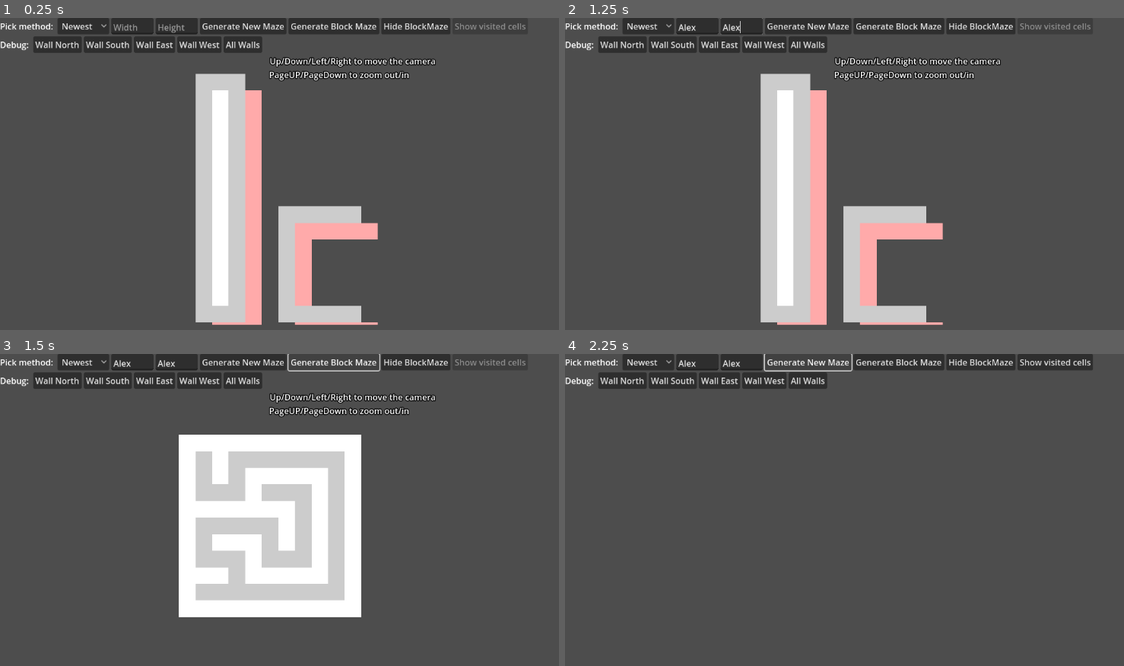
Above: before the commit, frames 1-4 (two rows, left to right).
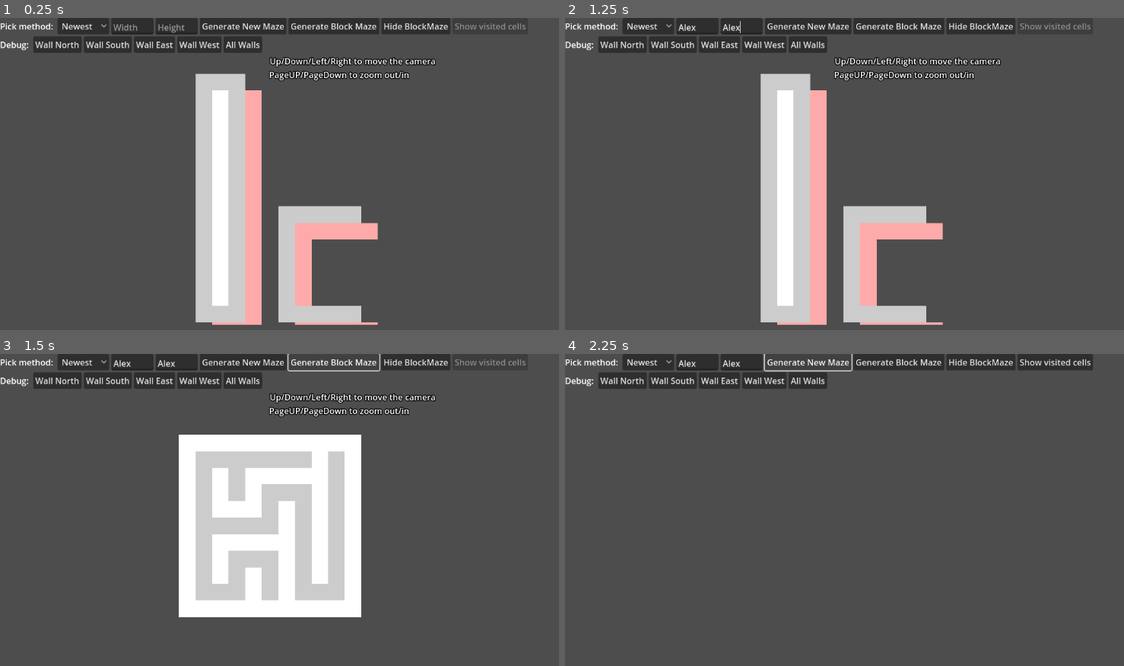
Above: after the commit, the same moments.

Repository: Infini-Creation/MazeLibrary
Game: Godot game, scene res://scenes/maze_2d_test.tscn
Same seed, same stepped clock (60 frames per second), same inputs: the game is played once before the commit and once after it. The project has no main scene, so this scene is started directly.
Inputs (mouse positions are in pixels of both pictures, inside the frame that each line leads up to):
- Up to frame 1 (0.25 s): no input
- Up to frame 2 (1.25 s): click (699, 27) at 0.52 s; type "Alex" at 0.6 s; click (743, 27) at 0.75 s; type "Alex" at 0.83 s
- Up to frame 3 (1.5 s): click "Generate Block Maze" at 1.25 s
- Up to frame 4 (2.25 s): click "Generate New Maze" at 2 s

Frames 1-2 are identical in both runs. In frame 3, 2.2% of the frame differs, in the area x 34-59%, y 31-80%; in frame 4, nothing differs.

Commit message:
Update Maze.gd
-add holes in blockmaze
-add seed for "consistent randomness"
-add first and last cell process in GrowingTree algorithm

Diff:
--- a/scripts/Maze.gd
+++ b/scripts/Maze.gd
@@ -17,6 +17,8 @@
 var maze : Array
 var generated : bool = false
 var error : bool = false
+var firstCell : Vector2i = Vector2i(-1, -1)
+var lastCell : Vector2i = Vector2i(-1, -1)
 
 var origin : Vector2i = Vector2i(-1, -1)
 var cyclePick : int = -1
@@ -46,7 +48,22 @@
 var debugNoRandom : bool = false
 
 
-func buildBazeMaze(_width : int, _height : int, _pickmethod : int = PickMethod.Newest) -> void:
+func buildBazeMaze(_width : int, _height : int, _pickmethod : int = PickMethod.Newest, rseed : int = -1, holes : int = -1, hole_radius : int = -1) -> void:
+
+	var xr : int = -127
+	var yr : int = -127
+	var holex : int
+	var holey : int
+	var blockTiles : int
+	var randomSeed : int
+
+	if rseed == -1:
+		randomSeed = int(Time.get_unix_time_from_system ())
+	else:
+		randomSeed = rseed
+	seed(randomSeed)
+
+	OS.set_low_processor_usage_mode(true)	#tmp as ref
 
 	if _width > 0 and _height > 0:
 		width = _width
@@ -59,6 +76,23 @@
 			maze[idx].resize(_height)
 			maze[idx].fill(0)
 
+		if holes > 0 and _width > 3 and _height > 3:
+			for hcount in range (0, holes):
+				holex = randi_range(0, _width - 1)
+				holey = randi_range(0, _height - 1)
+
+				maze[holex][holey] = 32
+				blockTiles = randi_range(3, min(10, _width, _height))
+				for btidx in range(0, blockTiles):
+					while holex + xr < 0 or holex + xr >= _width:
+						xr = randi_range(-hole_radius, hole_radius)
+					while holey + yr < 0 or holey + yr >= _height:
+						yr = randi_range(-hole_radius, hole_radius)
+					maze[holex + xr][holey + yr] = 32
+
+					xr = -127
+					yr = -127
+
 		debug("maze="+str(maze))
 	else:
 		print("Invalid width and/or height value(s) : w=["+str(width)+"] h=["+str(height)+"]")
@@ -80,6 +114,7 @@
 		origin = Vector2i(1, 1)
 
 	cells.append(origin)
+	firstCell = origin
 
 	visited_cells.clear()
 	visited_cells.append(origin)
@@ -111,6 +146,7 @@
 				debug("maze[nx,ny] val="+str(maze[position.x][position.y]))
 				if maze[position.x][position.y] == 0:
 					visited_cells.append(cellPicked)
+					lastCell = cellPicked
 					debug("maze["+str(cellPicked.x)+"]["+str(cellPicked.y)+"]="+str(maze[cellPicked.x][cellPicked.y])+"  dir="+str(dir))
 					maze[cellPicked.x][cellPicked.y] |= dir
 					debug("maze2["+str(cellPicked.x)+"]["+str(cellPicked.y)+"]="+str(maze[cellPicked.x][cellPicked.y]))
@@ -332,15 +368,21 @@
 		for hidx in range (0, height):
 			blockMaze[2 * widx + 1][2 * hidx + 1] = 0
 
-			if maze[widx][hidx] & Direction.East != 0:
-				blockMaze[2 * widx + 2][2 * hidx + 1] = 0
+			#process holes here !
+			if maze[widx][hidx] == 32:
+				blockMaze[2 * widx + 1][2 * hidx + 1] = 2
+				blockMaze[2 * widx + 2][2 * hidx + 1] = 2
+				blockMaze[2 * widx + 1][2 * hidx + 2] = 2
 			else:
-				blockMaze[2 * widx + 2][2 * hidx + 1] = 1
-
-			if maze[widx][hidx] & Direction.South != 0:
-				blockMaze[2 * widx + 1][2 * hidx + 2] = 0
-			else:
-				blockMaze[2 * widx + 1][2 * hidx + 2] = 1
+				if maze[widx][hidx] & Direction.East != 0:
+					blockMaze[2 * widx + 2][2 * hidx + 1] = 0
+				else:
+					blockMaze[2 * widx + 2][2 * hidx + 1] = 1
+
+				if maze[widx][hidx] & Direction.South != 0:
+					blockMaze[2 * widx + 1][2 * hidx + 2] = 0
+				else:
+					blockMaze[2 * widx + 1][2 * hidx + 2] = 1
 
 			blockMaze[2 * widx + 2][2 * hidx + 2] = 1
 
